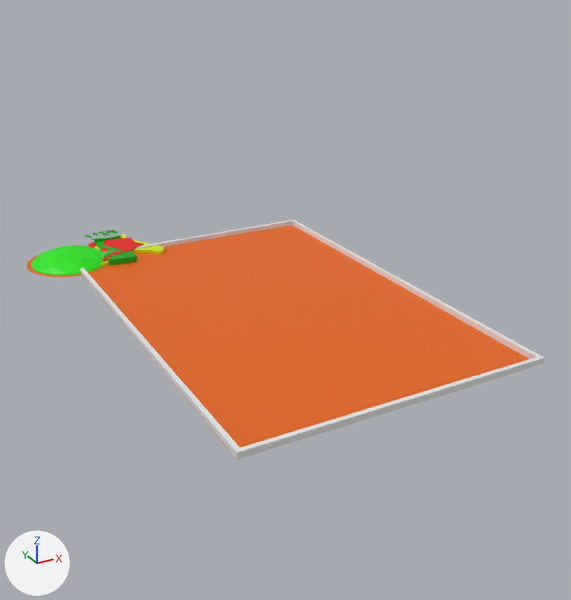
What one commit did to the FBX model ProtoGrent/Assets/Model3D/Card.fbx.
Both versions are drawn from a 50 mm lens placed at (-2.32, -4.38, 2.22), pointed at (0.1, 0.02, 0.02). Lighting does not change. The marker at lower left points along +X, +Y and +Z. Where no turn or scale is listed for an object, it has been applied to the vertices. Vertices at the same position are counted once.

Names of what the first picture shows: 'Art_Plane', 'Border', 'DistanceSymbol', 'ForceBubble', 'FrontSymbol', 'HorseSymbol'.
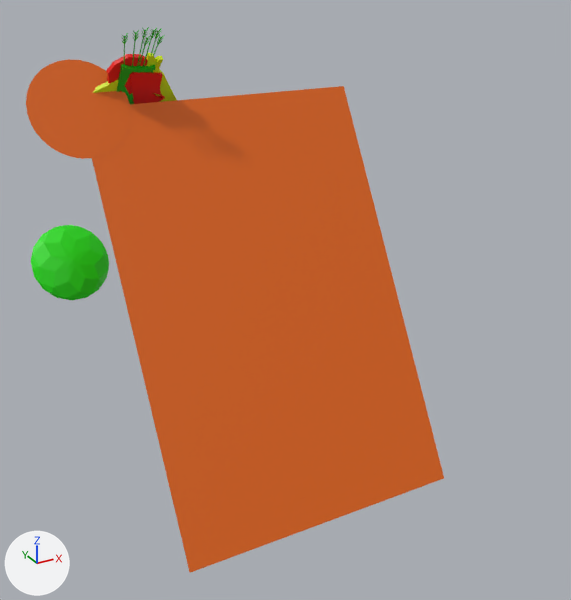
Where the newer file only moved an object's origin or applied its transform, the numbers keep the older frame.

The change, as a diff of the scene's bpy script:
```diff
--- a/ProtoGrent/Assets/Model3D/Card.fbx.py
+++ b/ProtoGrent/Assets/Model3D/Card.fbx.py
@@ me_plane_002 @@
 me_plane_002.from_pydata(...)  # 54 vertices, 53 faces; spans x -0.411..0.338, y -0.319..0.312, z -0.046..0.005
 # used by ob_horsesymbol; location = (-0.601, 1.547, 0.036)
+# me_plane_002 part 2: the whole mesh is turned 120 degrees about the x axis through its middle, then moved by (0.0, -0.713, 1.331)
 me_plane_002.materials.append(mat_material_001)
@@ me_plane_003 @@
 me_plane_003.from_pydata(...)  # 145 vertices, 131 faces; spans x -0.388..0.225, y -0.473..0.101, z -0.058..0.023
 # used by ob_frontsymbol; location = (-0.619, 1.749, 0.024)
+# me_plane_003 part 1: the whole mesh is turned 120 degrees about the x axis through its middle, then moved by (0.0, -0.734, 1.363)
 me_plane_003.materials.append(mat_material_006)
@@ ob_forcebubble @@
 ob_forcebubble.location = (-1.0, 1.5, 0.0)
+ob_forcebubble.rotation_euler = (1.047, 0.0, 0.0)  # degrees (60, 0, 0)
@@ ob_border @@
-ob_border = bpy.data.objects.new('Border', me_plane)
-ob_border.location = (0.0, 0.0, 0.02)
@@ ob_art_plane @@
 ob_art_plane.location = (0.0, 0.0, 0.0)
+ob_art_plane.rotation_euler = (1.047, 0.0, 0.0)  # degrees (60, 0, 0)
@@ ob_distancesymbol @@
 ob_distancesymbol = bpy.data.objects.new('DistanceSymbol', me_plane_009)
-ob_distancesymbol.location = (-0.626, 1.585, 0.0363)
+ob_distancesymbol.parent = ob_symbolpoint
+ob_distancesymbol.location = (0.0, 0.0, 0.0)
 ob_distancesymbol.rotation_euler = (0.0, 0.0, -0.0786)  # degrees (0, 0, -4.5)
@@ ob_symbolpoint @@
+ob_symbolpoint = bpy.data.objects.new('SymbolPoint', None)
+ob_symbolpoint.parent = ob_art_plane
+ob_symbolpoint.location = (-0.626, 1.585, 0.0)
+ob_symbolpoint.rotation_euler = (1.047, 0.0, 0.0)  # degrees (60, 0, 0)
```

Where the change shows, as pixel boxes (x1, y1, x2, y2) in the pictures (571 x 600 px):
'Art_Plane', turned: before (27, 225, 529, 458); after (26, 59, 444, 573)
'Border', deleted: before (80, 220, 545, 460)
'ForceBubble', turned: before (31, 245, 104, 275); after (31, 225, 109, 300)
'FrontSymbol', mesh turned: before (88, 237, 144, 261); after (106, 54, 165, 104)
'DistanceSymbol', turned, moved: before (85, 230, 137, 265); after (117, 27, 165, 104)
'HorseSymbol', mesh turned: before (94, 234, 164, 266); after (93, 53, 177, 102)
